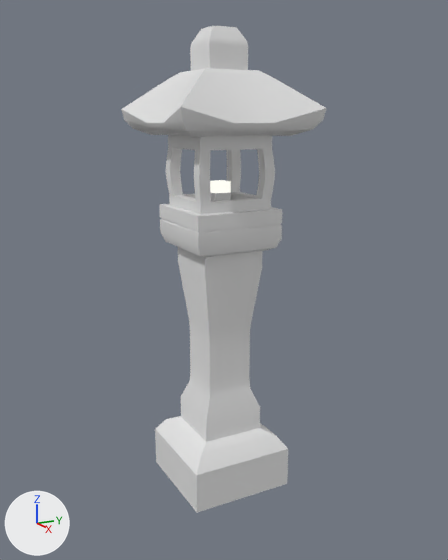
What one commit did to the Blender file Apex/Blender/Japanese Lantern/Japanese Lantern.blend.
Both versions are drawn from a 50 mm camera at (0.966, -0.506, 0.693) aimed at (0.004, 0.008, 0.41). Arrows for +X, +Y and +Z are at lower left; the lights stay in place. Objects named as collision shapes, trigger or cutter boxes, shadow casters or lower levels of detail are left out.

Objects in the first picture: 'Japanese Lantern'.
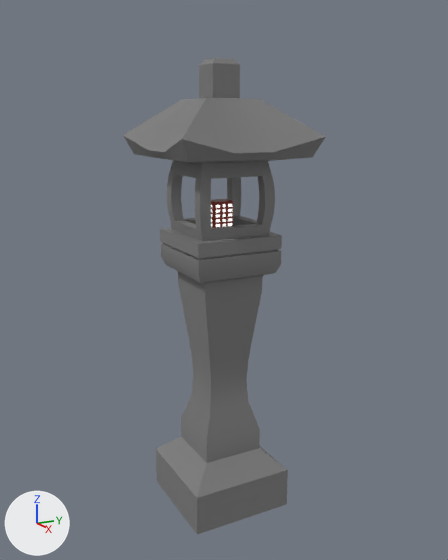
What the commit changed:
Material 'Material.003' (mat_material_003) is new.
Its base color is (0.207, 0.207, 0.207) (grey #7e7e7e).
me_cube_005 is used by ob_japanese_lantern; location (0.0, 0.0, 0.0).
me_cube_005 had 420 vertices, 420 faces and spanned x -0.128..0.128, y -0.128..0.128, z 0.019..0.837.
me_cube_005 no longer uses material mat_material (white #e7e7e7).
me_cube_005 no longer uses material mat_material_001 (white #e7e7e7).
me_cube_005 no longer uses material mat_material_002 (white #fffef5).
me_cube_005 now has 413 vertices, 425 faces and spans x -0.127..0.13, y -0.128..0.128, z -0.026..0.791.
me_cube_005 part 1: the loose piece of 96 vertices spanning x -0.095..0.095, y -0.095..0.095, z 0.019..0.543 is rebuilt with 413 vertices and now spans x -0.127..0.13, y -0.128..0.128, z -0.026..0.791, in mat_material_003 (grey #7d7d7d).
me_cube_005 part 2: the loose piece of 80 vertices spanning x -0.128..0.128, y -0.128..0.128, z 0.665..0.77 is deleted.
me_cube_005 part 3: the loose piece of 24 vertices spanning x -0.035..0.035, y -0.035..0.035, z 0.758..0.837 is deleted.
me_cube_005 part 4: the loose piece of 12 vertices spanning x -0.015..0.015, y -0.015..0.015, z 0.539..0.588 is deleted.
Part 5, on me_cube_005:
208 vertices are removed from x -0.068..0.068, y -0.071..0.071, z 0.537..0.668.
216 faces are deleted.
me_cube_005 now uses material mat_material_003 (grey #7e7e7e).

Changed parts and their boxes (x1, y1, x2, y2) in the pictures (448 x 560 px):
'Japanese Lantern', recoloured, surface changed, reshaped: before (121, 26, 326, 513); after (123, 58, 326, 534)
'small_lantern001', now drawn: after (211, 199, 233, 228)
    faces in mat_material (red #84220f): (211, 199, 233, 228)
    faces in mat_material_001 (white #e7e7e7): (211, 204, 232, 227)
part 1 of me_cube_005, rebuilt (52% wider, 54% taller): before (155, 204, 288, 513); after (123, 58, 326, 534)
part 2 of me_cube_005, deleted: before (121, 68, 326, 137)
part 3 of me_cube_005, deleted: before (190, 26, 248, 71)
part 4 of me_cube_005, deleted: before (210, 180, 231, 201)
part 5 of me_cube_005, deleted: before (166, 135, 275, 214)
